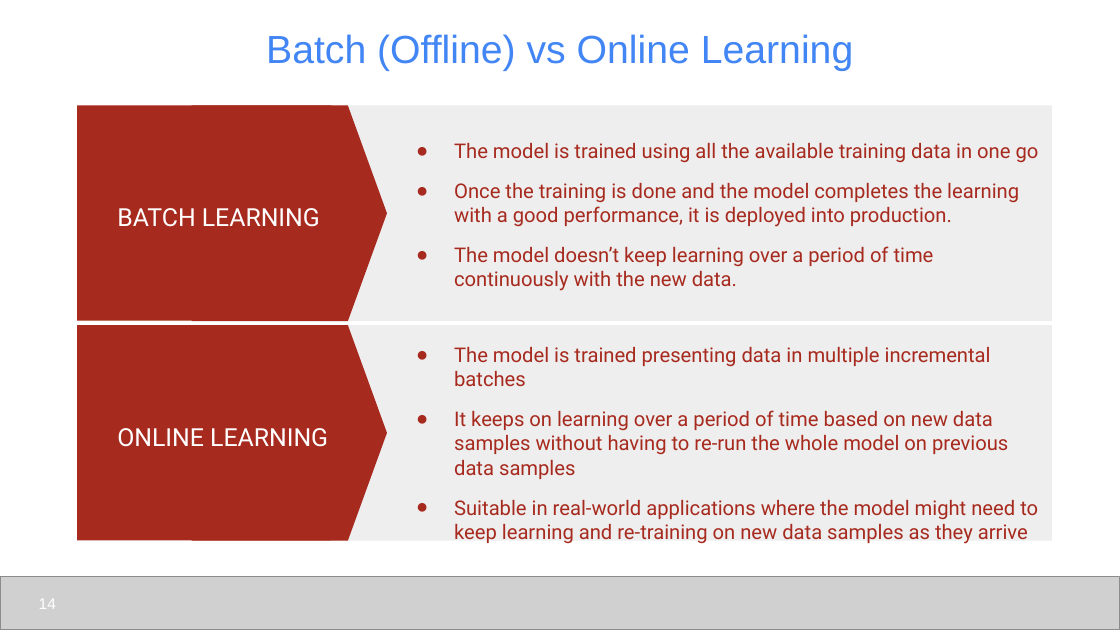
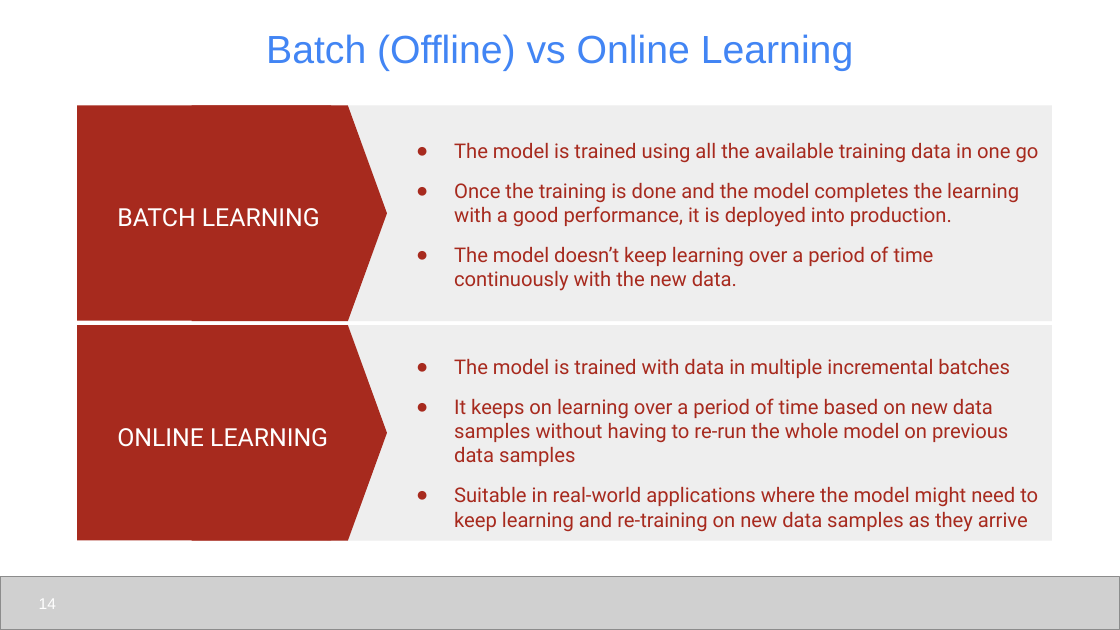
Before and after one commit to udel-cbcb/al_ml_workshop, a slide deck: slide 14 of Day_1/Lectures/Day_1_Lecture_1_Introduction_to_Artificial_Intelligence_and_Machine_Learning.pptx. Drawn at 1120x630 pixels with LibreOffice and Linux fonts; fonts in the diff are those of the drawing; grey boxes stand for pictures. Boxes give left, top, right and bottom in pixels: in the first picture for what was removed or moved away, otherwise in the second. Text is boxed around its words. In the diff, an @@ line names an element or a change of style, - is before the commit and + after.

```diff
--- a/Day_1/Lectures/Day_1_Lecture_1_Introduction_to_Artificial_Intelligence_and_Machine_Learning.pptx
+++ b/Day_1/Lectures/Day_1_Lecture_1_Introduction_to_Artificial_Intelligence_and_Machine_Learning.pptx
@@ text at box(454, 359, 1010, 378): text changed @@
-● The model is trained presenting data in multiple incremental batches
+● The model is trained with data in multiple incremental batches
```
Also in this commit, not shown: 2 other slides changed, 7 other files.
